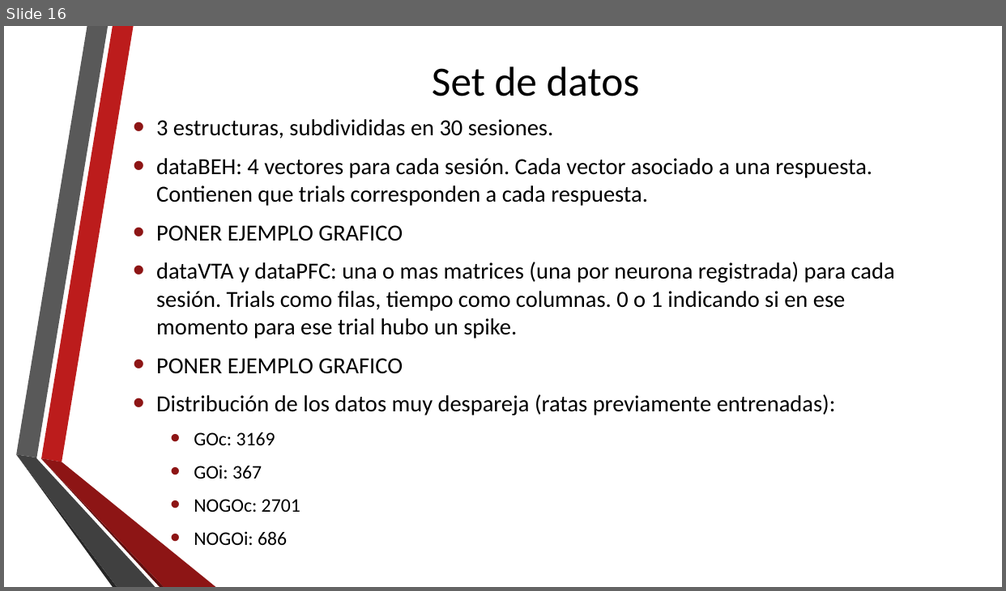
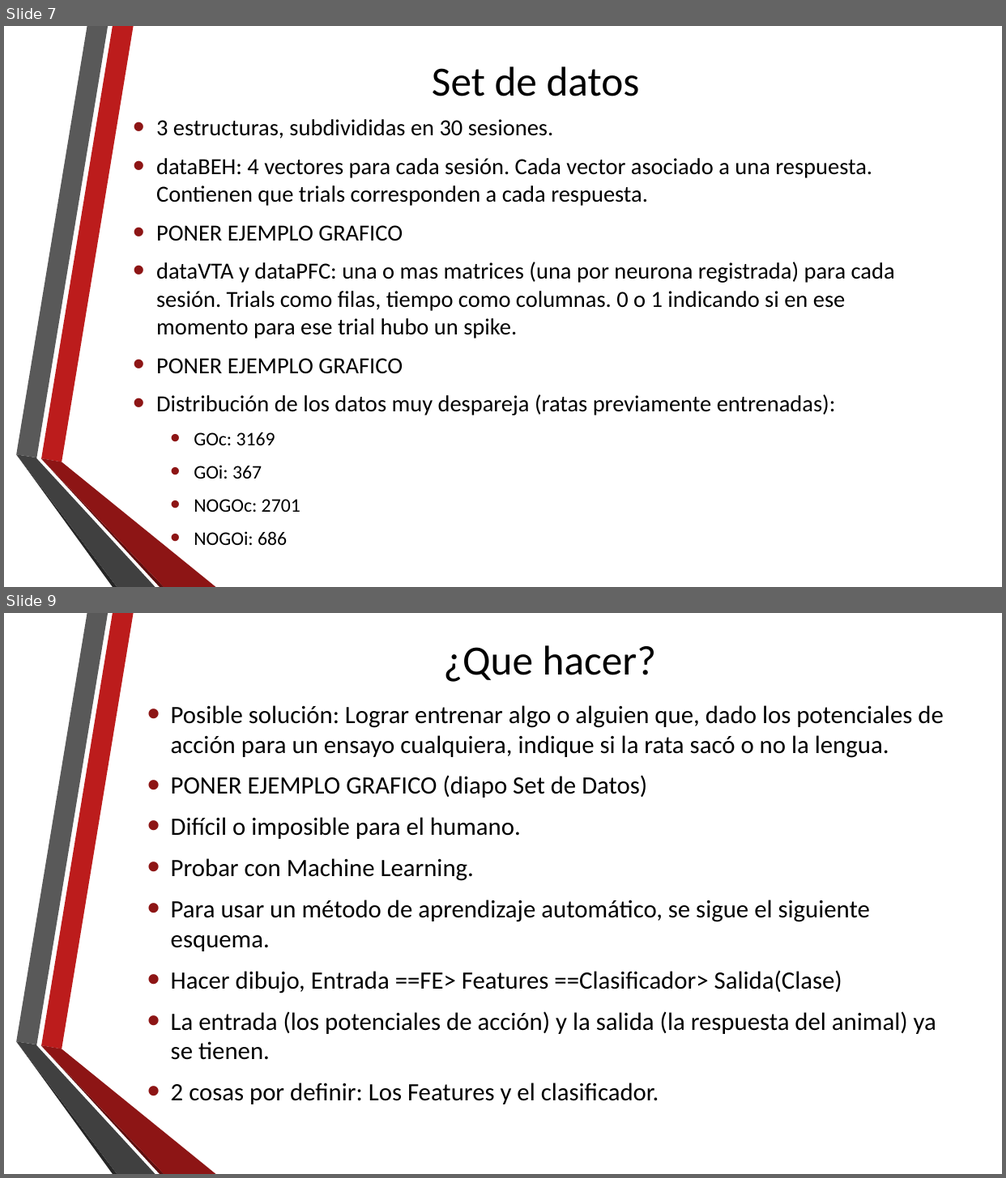
Before and after one commit to neozero86/tesis-megea, a slide deck: Presentacion/PresentacionTesis.pptx. Shown one above the other, each under a label of ours: slide 16 before the commit, slides 7 and 9 after it; the slides between them are not shown. The pictures are 1006x591 and 1006x1178 pixels, drawn with LibreOffice and Linux fonts; fonts in the diff are those of the drawing; background and template pictures are left out. Boxes give left, top, right and bottom in pixels: in the first picture for what was removed or moved away, otherwise in the second. Text is boxed around its words. In the diff, an @@ line names an element or a change of style, - is before the commit and + after.

```diff
--- a/Presentacion/PresentacionTesis.pptx
+++ b/Presentacion/PresentacionTesis.pptx
@@ slide 9 added at (x1=4, y1=613, x2=1002, y2=1174), background picture (left out); not listed: 6 template elements that a slide beside it also shows @@
@@ title added at (x1=443, y1=645, x2=656, y2=682), 40 pt, text #000000 @@
+¿Que hacer?
@@ text added at (x1=171, y1=705, x2=943, y2=1105), 24 pt, text #000000 @@
+• Posible solución: Lograr entrenar algo o alguien que, dado los potenciales de acción para un ensayo cualquiera, indique si la rata sacó o no la lengua.
+• PONER EJEMPLO GRAFICO (diapo Set de Datos)
+• Difícil o imposible para el humano.
+• Probar con Machine Learning.
+• Para usar un método de aprendizaje automático, se sigue el siguiente esquema.
+• Hacer dibujo, Entrada ==FE> Features ==Clasificador> Salida(Clase)
+• La entrada (los potenciales de acción) y la salida (la respuesta del animal) ya se tienen.
+• 2 cosas por definir: Los Features y el clasificador.
@@ what was slide 16 is now slide 7 @@
```
Also in this commit, not shown: 3 slides changed, 52 other slides added, 1 slide removed, 3 other files.
